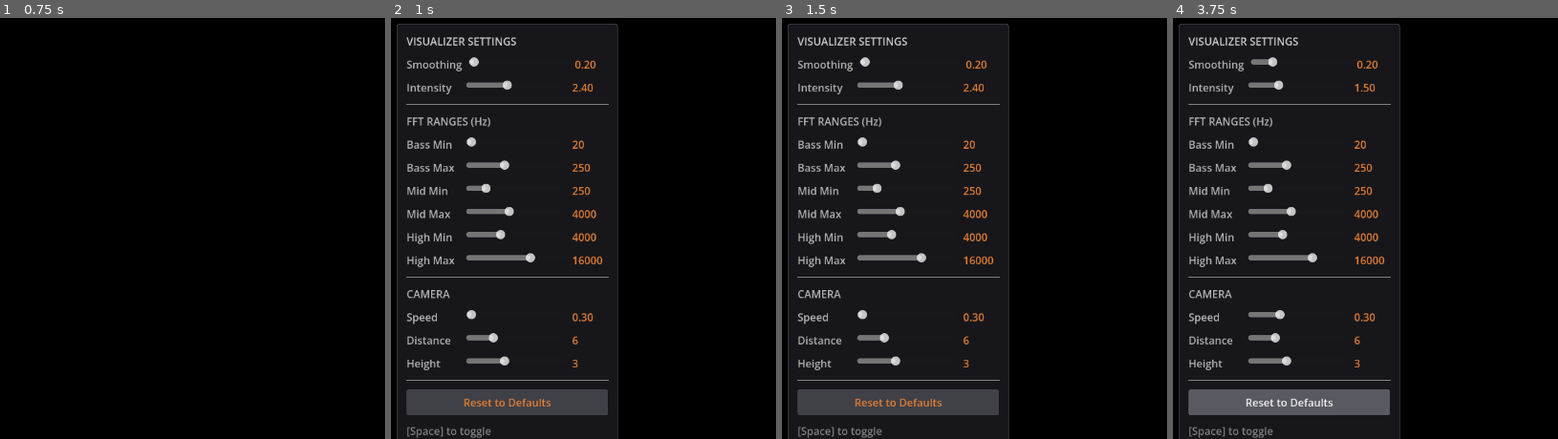
Above: before the commit, frames 1-4 (left to right).
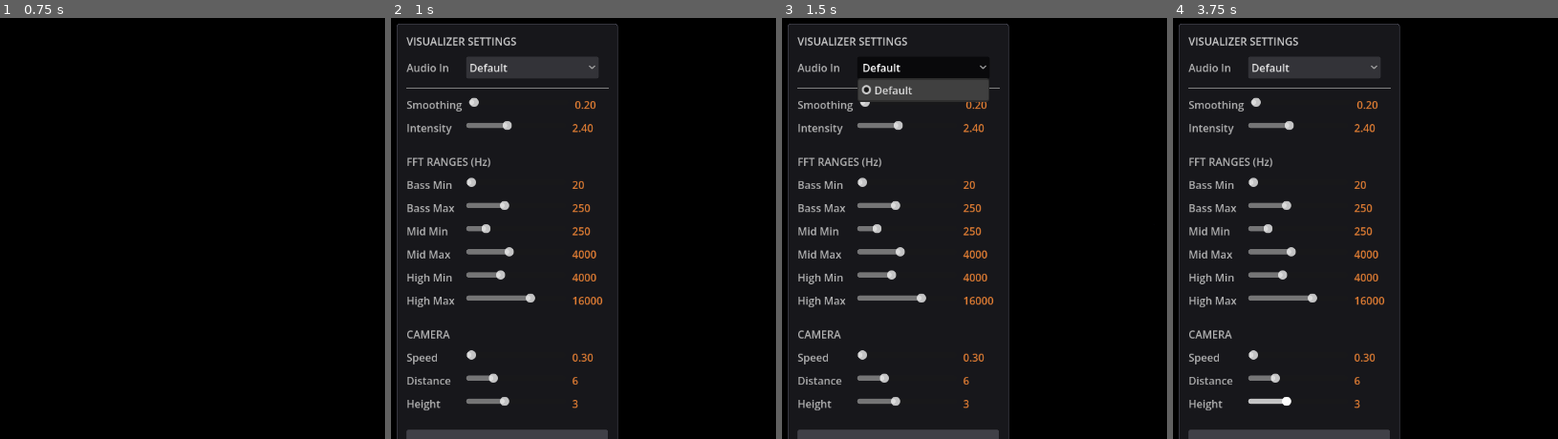
Above: after the commit, the same moments.

Repository: mralex/GodotVisualizerHacks
Game: Godot game, scene res://Main.tscn
Same seed, same stepped clock (60 frames per second), same inputs: the game is played once before the commit and once after it.
Inputs (mouse positions are in pixels of both pictures, inside the frame that each line leads up to):
- Up to frame 1 (0.75 s): tap Enter at 0.5 s
- Up to frame 2 (1 s): tap Space at 0.77 s
- Up to frame 3 (1.5 s): click (924, 68) at 1.25 s, where only the run after the commit has a clickable "Default"
- Up to frame 4 (3.75 s): click (1315, 68) at 2 s, where only the run after the commit has a clickable "Default"; click (1315, 68) at 2.75 s, where only the run after the commit has a clickable "Default"; click (1288, 401) at 3.5 s, where only the run before the commit has a clickable "Reset to Defaults"

Frame 1 is identical in both runs. In frame 2, 13% of the frame differs, in the area x 3-57%, y 9-100%; in frame 3, 13%; in frame 4, 13%.

Commit message:
Add an audio input picker

Diff:
--- a/AudioVisualizer.gd
+++ b/AudioVisualizer.gd
@@ -31,6 +31,9 @@
 
 # Camera reference
 var orbit_camera: Node
+
+# Audio input
+var audio_input_dropdown: OptionButton
 
 # Defaults
 const DEFAULT_SMOOTHING: float = 0.2
@@ -499,6 +502,48 @@
 	title.text = "VISUALIZER SETTINGS"
 	title.add_theme_color_override("font_color", Color(0.8, 0.8, 0.8))
 	vbox.add_child(title)
+
+	# Audio input selector
+	var audio_hbox = HBoxContainer.new()
+	audio_hbox.add_theme_constant_override("separation", 10)
+
+	var audio_label = Label.new()
+	audio_label.text = "Audio In"
+	audio_label.custom_minimum_size.x = 80
+	audio_label.add_theme_color_override("font_color", Color(0.7, 0.7, 0.7))
+	audio_hbox.add_child(audio_label)
+
+	audio_input_dropdown = OptionButton.new()
+	audio_input_dropdown.custom_minimum_size.x = 200
+	var dropdown_style = StyleBoxFlat.new()
+	dropdown_style.bg_color = Color(0.2, 0.2, 0.22)
+	dropdown_style.set_corner_radius_all(3)
+	dropdown_style.set_content_margin_all(5)
+	audio_input_dropdown.add_theme_stylebox_override("normal", dropdown_style)
+	audio_input_dropdown.add_theme_color_override("font_color", Color(0.9, 0.9, 0.9))
+
+	# Populate with available input devices
+	var input_devices = AudioServer.get_input_device_list()
+	var current_device = AudioServer.input_device
+	var current_idx = 0
+	for i in range(input_devices.size()):
+		audio_input_dropdown.add_item(input_devices[i], i)
+		if input_devices[i] == current_device:
+			current_idx = i
+	audio_input_dropdown.selected = current_idx
+
+	audio_input_dropdown.item_selected.connect(func(idx):
+		var devices = AudioServer.get_input_device_list()
+		if idx < devices.size():
+			AudioServer.input_device = devices[idx]
+	)
+
+	audio_hbox.add_child(audio_input_dropdown)
+	vbox.add_child(audio_hbox)
+
+	# Separator
+	var sep0 = HSeparator.new()
+	vbox.add_child(sep0)
 
 	# Smoothing slider
 	vbox.add_child(create_slider("smoothing", "Smoothing", smoothing, 0.01, 1.0, func(val): smoothing = val))
